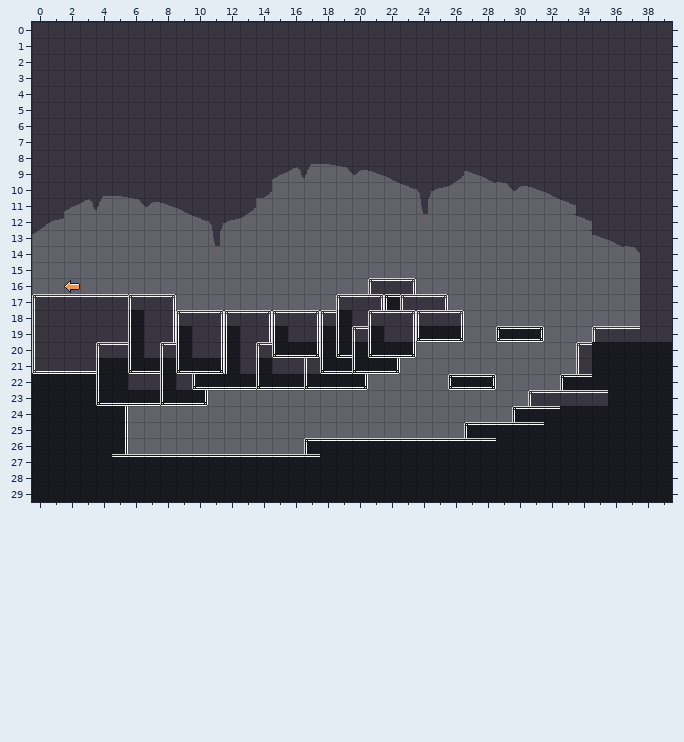
Tiled map: assets/cave.tmx. This is how it looked before the edit.
Cells are 16x16 px. Shown: x 0..39, y 0..29.
The same view after the edit:
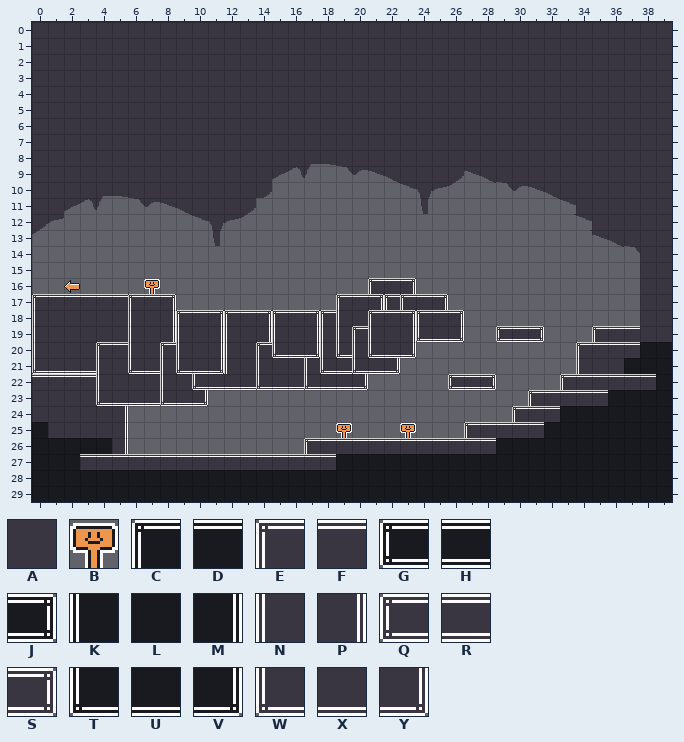
Key: from "background": A 307; from "spritesheet": B 97, C 192, D 193, E 195, F 196, G 202, H 203, J 204, K 224, L 225, M 226, N 227, P 229, Q 234, R 235, S 236, T 256, U 257, V 258, W 259, X 260, Y 261.
_ is an empty cell.
Author's note on the commit: Update map forest and cave for more details
The edit:
Layer "Tile Layer 2":
y 16: x 7 _ -> B
y 17: x 22 C -> E
y 18: x 6 K -> N; x 19 K -> N
y 19: x 6 K -> N; x 9 K -> N; x 12 K -> N; x 15 K -> N; x 18..19 KK -> NN; x 21 K -> N; x 24..26 TUV -> WXY; x 29..31 GHJ -> QRS
y 20: x 6 K -> N; x 9 K -> N; x 12 K -> N; x 15..23 TUVKTKTUV -> WXYNWNWXY; x 35..37 LLL -> FFF
y 21: x 4..12 KLTUKTUVK -> NAWXNWXYN; x 14 K -> N; x 18..22 TUTUV -> WXWXY; x 35..36 LL -> AA
y 22: x 0..5 LLLLKL -> FFFFNA; x 8 K -> N; x 10..20 TUUUTUUTUUV -> WXXXWXXWXXY; x 26..28 GHJ -> QRS; x 33..38 CDLLLL -> EFFFFF
y 23: x 0..10 LLLLTUUUTUV -> AAAAWXXXWXY
y 24: x 0..5 LLLLLM -> AAAAAP; x 30..32 CDD -> EFF
y 25: x 1..5 LLLLM -> AAAAP; x 19 _ -> B; x 23 _ -> B; x 27..31 CDDDD -> EFFFF
y 26: x 5 M -> P; x 17..28 CDDDDDDDDDDD -> EFFFFFFFFFFF
y 27: x 3..18 LLDDDDDDDDDDDDDL -> FFFFFFFFFFFFFFFF
